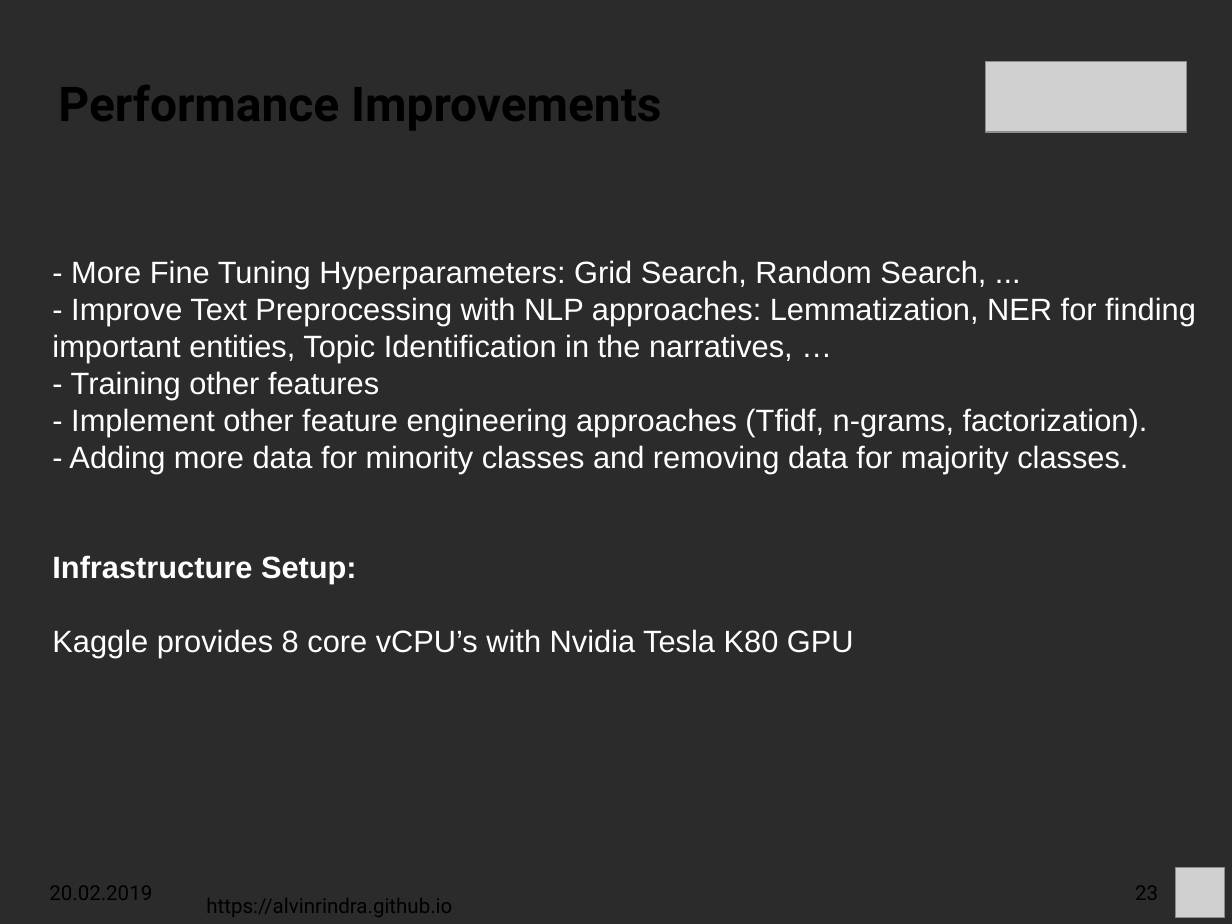
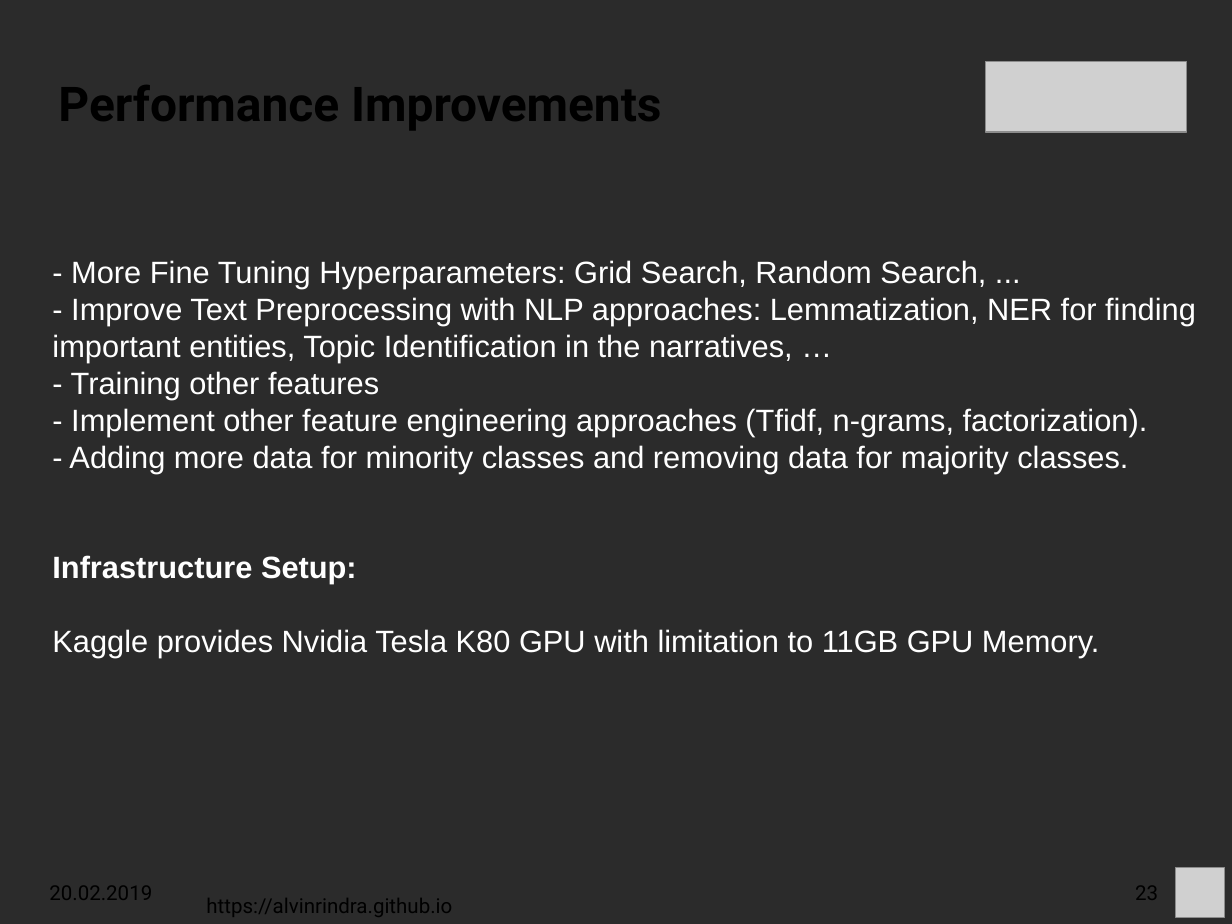
Before and after one commit to alvinrindra/alvinrindra.github.io, a slide deck: slide 23 of impress/ginkgo-analytics/Fazrie_DataCase_Talk.odp. Drawn at 1232x924 pixels with LibreOffice and Linux fonts; fonts in the diff are those of the drawing; grey boxes stand for pictures; background and template pictures are left out; a plain dark background stands for a picture behind light text. Boxes give left, top, right and bottom in pixels: in the first picture for what was removed or moved away, otherwise in the second. Text is boxed around its words. In the diff, an @@ line names an element or a change of style, - is before the commit and + after.

```diff
--- a/impress/ginkgo-analytics/Fazrie_DataCase_Talk.odp
+++ b/impress/ginkgo-analytics/Fazrie_DataCase_Talk.odp
@@ text at box(52, 629, 974, 658): text changed @@
-Kaggle provides 8 core vCPU’s with Nvidia Tesla K80 GPU
+Kaggle provides Nvidia Tesla K80 GPU with limitation to 11GB GPU Memory.
```
Also in this commit, not shown: 4 other files.
